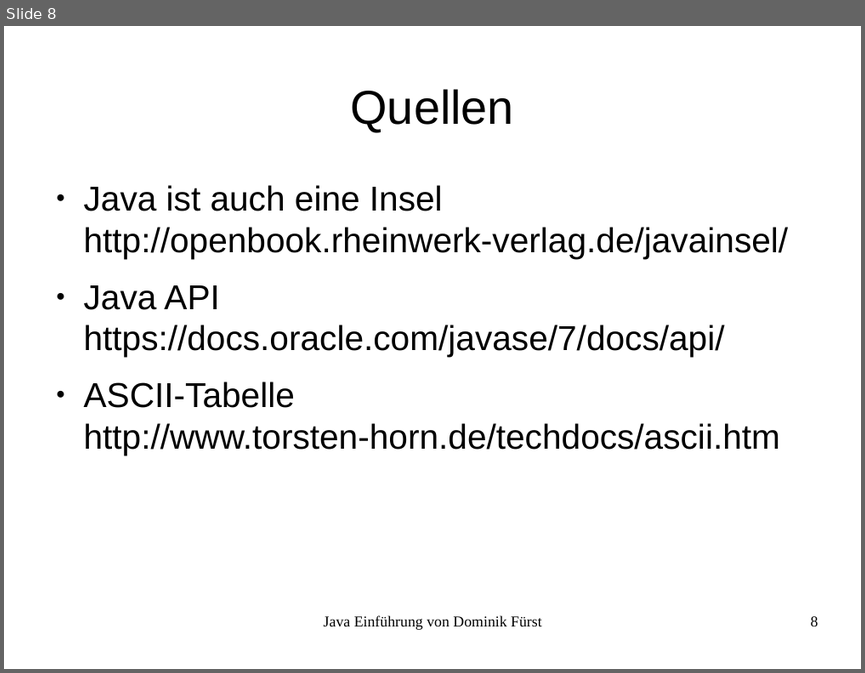
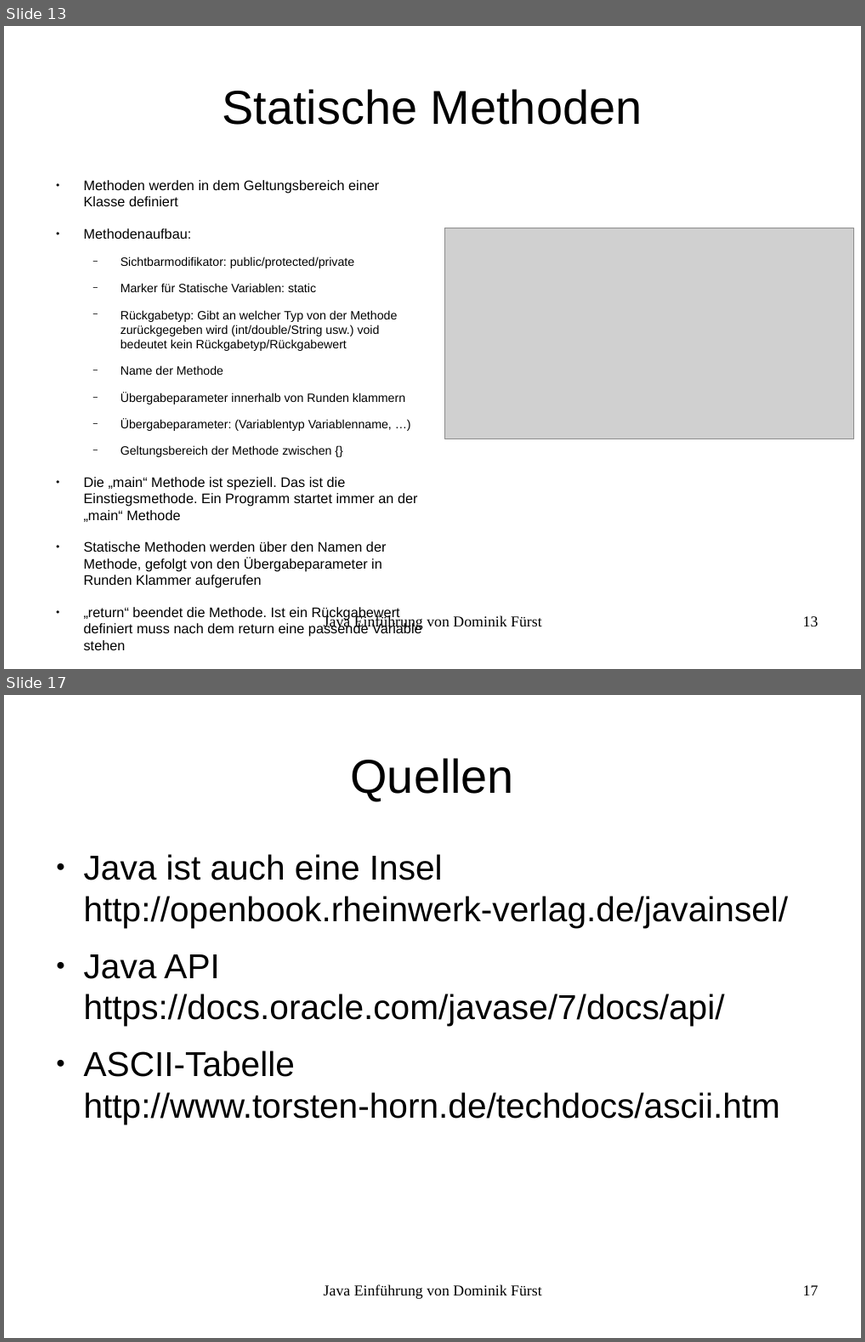
Before and after one commit to Trickels/JavaTutorial, a slide deck: LessonOne/Java_Präsentation.odp. Shown one above the other, each under a label of ours: slide 8 before the commit, slides 13 and 17 after it; the slides between them are not shown. The pictures are 865x673 and 865x1342 pixels, drawn with LibreOffice and Linux fonts; fonts in the diff are those of the drawing; grey boxes stand for pictures. Boxes give left, top, right and bottom in pixels: in the first picture for what was removed or moved away, otherwise in the second. Text is boxed around its words. In the diff, an @@ line names an element or a change of style, - is before the commit and + after.

```diff
--- a/LessonOne/Java_Präsentation.odp
+++ b/LessonOne/Java_Präsentation.odp
@@ slide 13 added at (x1=4, y1=26, x2=861, y2=669), background #FFFFFF @@
@@ title added at (x1=222, y1=89, x2=642, y2=125), 44 pt, text #000000 @@
+Statische Methoden
@@ text added at (x1=84, y1=180, x2=422, y2=650), 12.8 pt, text #000000 @@
+● Methoden werden in dem Geltungsbereich einer Klasse definiert
+● Methodenaufbau:
+  − Sichtbarmodifikator: public/protected/private
+  − Marker für Statische Variablen: static
+  − Rückgabetyp: Gibt an welcher Typ von der Methode zurückgegeben wird (int/double/String usw.) void bedeutet kein Rückgabetyp/Rückgabewert
+  − Name der Methode
+  − Übergabeparameter innerhalb von Runden klammern
+  − Übergabeparameter: (Variablentyp Variablenname, …)
+  − Geltungsbereich der Methode zwischen {}
+● Die „main“ Methode ist speziell. Das ist die Einstiegsmethode. Ein Programm startet immer an der „main“ Methode
+● Statische Methoden werden über den Namen der Methode, gefolgt von den Übergabeparameter in Runden Klammer aufgerufen
+● „return“ beendet die Methode. Ist ein Rückgabewert definiert muss nach dem return eine passende Variable stehen
@@ picture added at (x1=445, y1=228, x2=854, y2=439) @@
@@ text added at (x1=324, y1=615, x2=542, y2=630), 14 pt, text #000000 @@
+Java Einführung von Dominik Fürst
@@ page number added at (x1=803, y1=616, x2=818, y2=626), 14 pt, text #000000 @@
+13
@@ what was slide 8 is now slide 17 @@
@@ page number at (x1=803, y1=1285, x2=818, y2=1295): text changed @@
-8
+17
```
Also in this commit, not shown: 3 slides changed, 8 other slides added, 6 other files.
